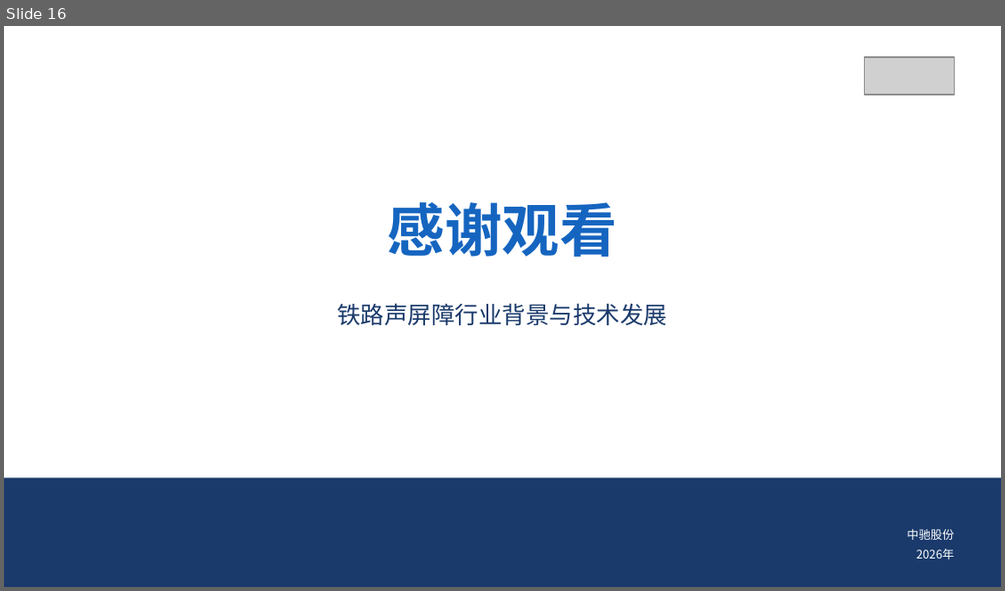
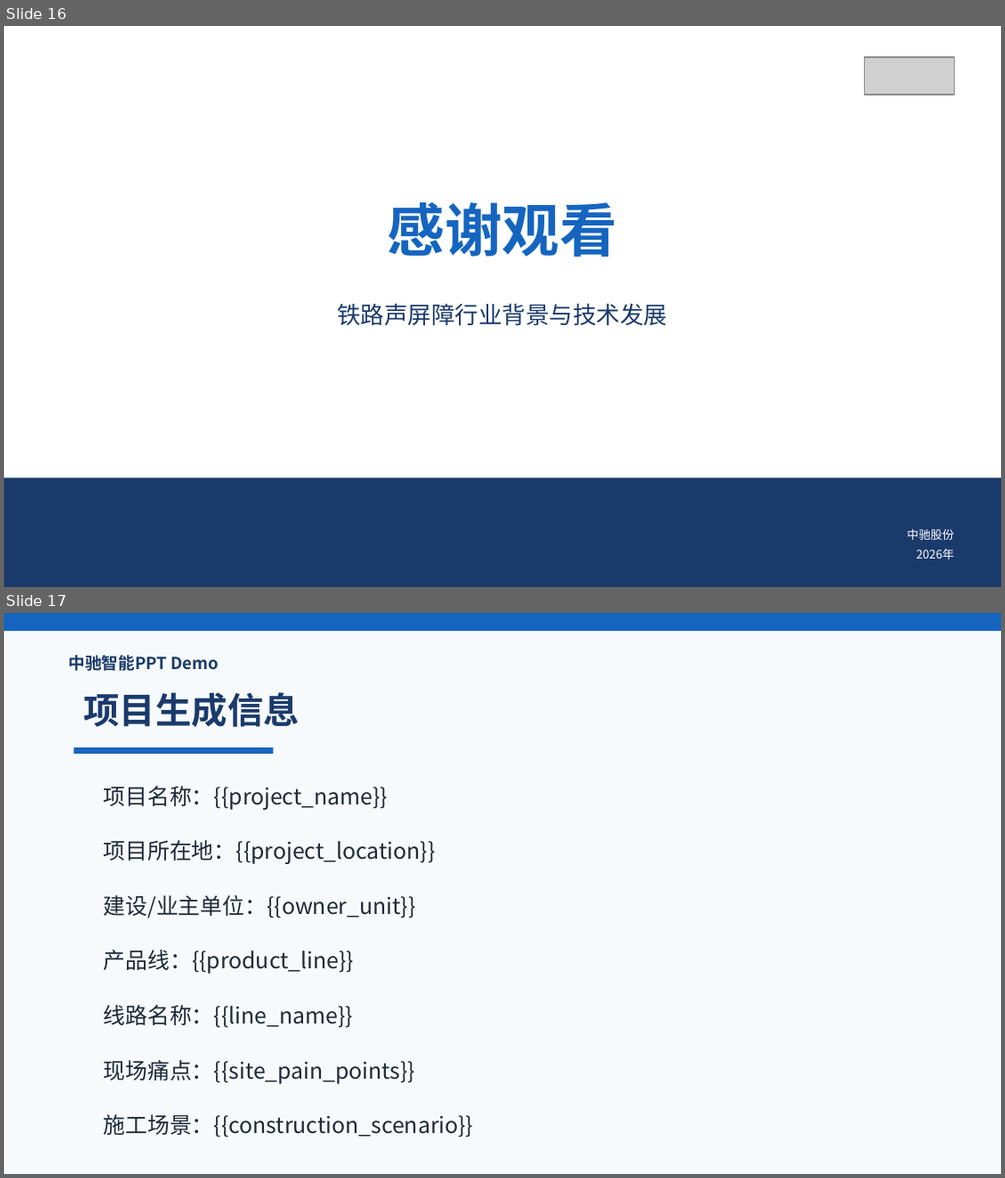
Before and after one commit to zm-532/zhongchi-ppt-vm-deploy, a slide deck: ppt_engine/templates/solution_fixed_modules/铁路声屏障行业背景与技术发展（M1_&_M2）.pptx. Shown one above the other, each under a label of ours: slide 16 before the commit, slides 16 and 17 after it. The pictures are 1005x591 and 1005x1178 pixels, drawn with LibreOffice and Linux fonts; fonts in the diff are those of the drawing; grey boxes stand for pictures; background and template pictures are left out. Boxes give left, top, right and bottom in pixels: in the first picture for what was removed or moved away, otherwise in the second. Text is boxed around its words. In the diff, an @@ line names an element or a change of style, - is before the commit and + after.

```diff
--- a/ppt_engine/templates/solution_fixed_modules/铁路声屏障行业背景与技术发展（M1_&_M2）.pptx
+++ b/ppt_engine/templates/solution_fixed_modules/铁路声屏障行业背景与技术发展（M1_&_M2）.pptx
@@ slide 17 added at [4,613,1001,1174], background #F7FAFC @@
@@ rectangle added at [4,613,1001,631], fill #1565C0 @@
@@ text added at [69,655,219,671], 12 pt, text #1A3A6B, bold @@
+中驰智能PPT Demo
@@ text added at [83,692,299,727], 26 pt, text #1A3A6B, bold @@
+项目生成信息
@@ rectangle added at [73,747,273,754], fill #1565C0 @@
@@ text added at [104,786,388,810], 16 pt, text #1F2937 @@
+项目名称：{{project_name}}
@@ text added at [104,840,436,864], 16 pt, text #1F2937 @@
+项目所在地：{{project_location}}
@@ text added at [104,895,416,918], 16 pt, text #1F2937 @@
+建设/业主单位：{{owner_unit}}
@@ text added at [104,949,354,973], 16 pt, text #1F2937 @@
+产品线：{{product_line}}
@@ text added at [104,1005,353,1028], 16 pt, text #1F2937 @@
+线路名称：{{line_name}}
@@ text added at [104,1060,416,1084], 16 pt, text #1F2937 @@
+现场痛点：{{site_pain_points}}
@@ text added at [104,1114,474,1137], 16 pt, text #1F2937 @@
+施工场景：{{construction_scenario}}
```
Also in this commit, not shown: 13 other files.
